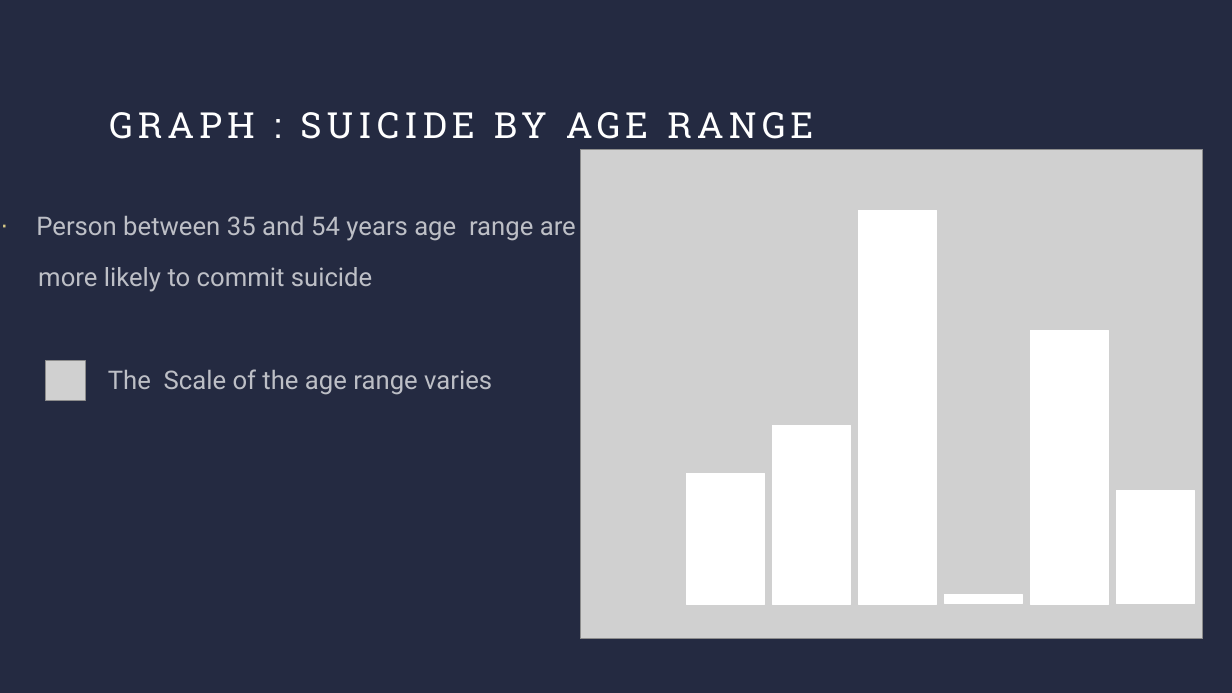
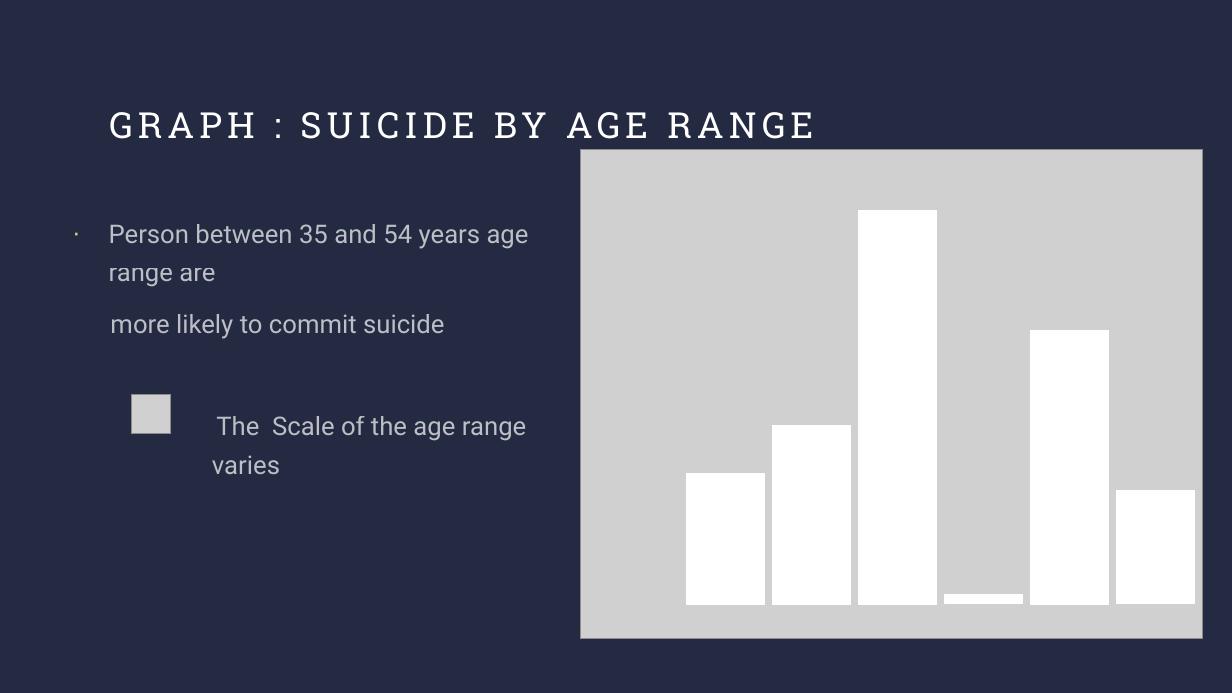
Before and after one commit to dgulacsy/DE2_Term_Project, a slide deck: slide 6 of DE2_Term_Presentation.pptx (slide 10 before the commit). Drawn at 1232x693 pixels with LibreOffice and Linux fonts; fonts in the diff are those of the drawing; grey boxes stand for pictures. Boxes give left, top, right and bottom in pixels: in the first picture for what was removed or moved away, otherwise in the second. Text is boxed around its words. In the diff, an @@ line names an element or a change of style, - is before the commit and + after.

```diff
--- a/DE2_Term_Presentation.pptx
+++ b/DE2_Term_Presentation.pptx
@@ text "Person between 35 and 54 ..." moved from (x1=36, y1=216, x2=576, y2=395) to (x1=109, y1=224, x2=529, y2=474) @@
@@ picture moved from (x1=45, y1=360, x2=85, y2=400) to (x1=131, y1=395, x2=171, y2=434) @@
@@ text at (x1=212, y1=416, x2=526, y2=474): indent changed @@
```
Also in this commit, not shown: 5 other slides changed, 3 slides added.
